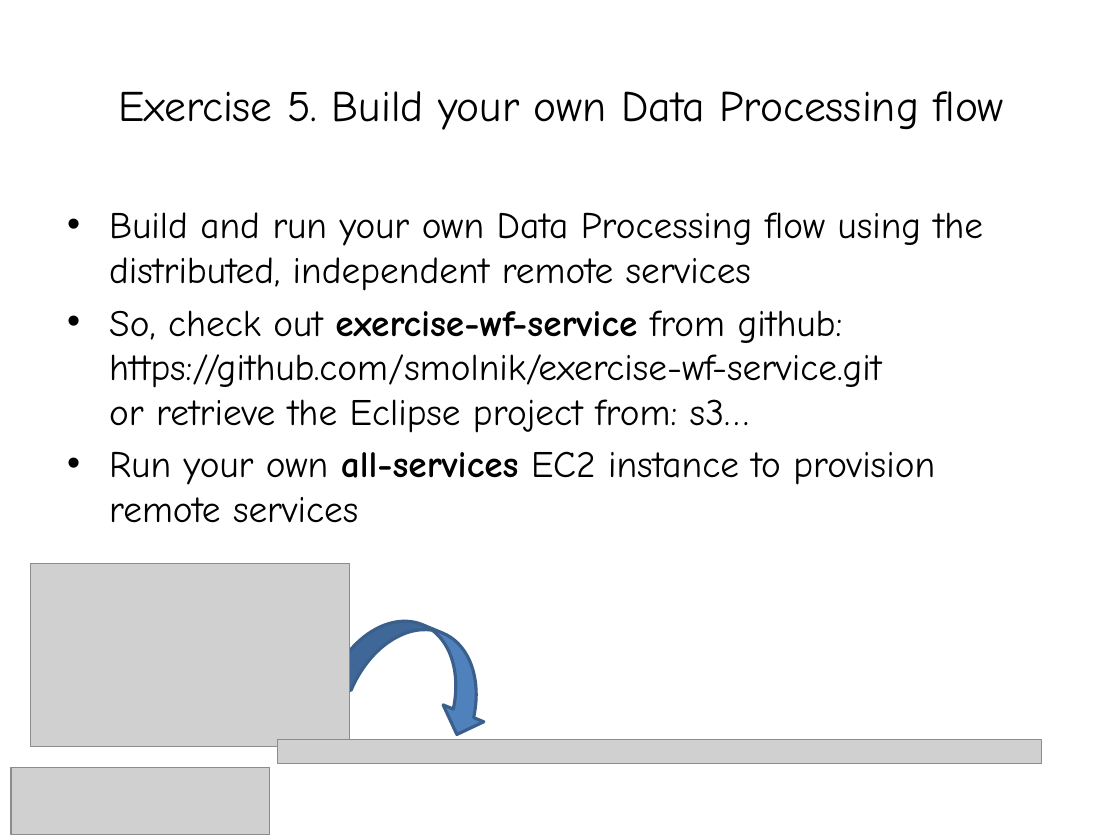
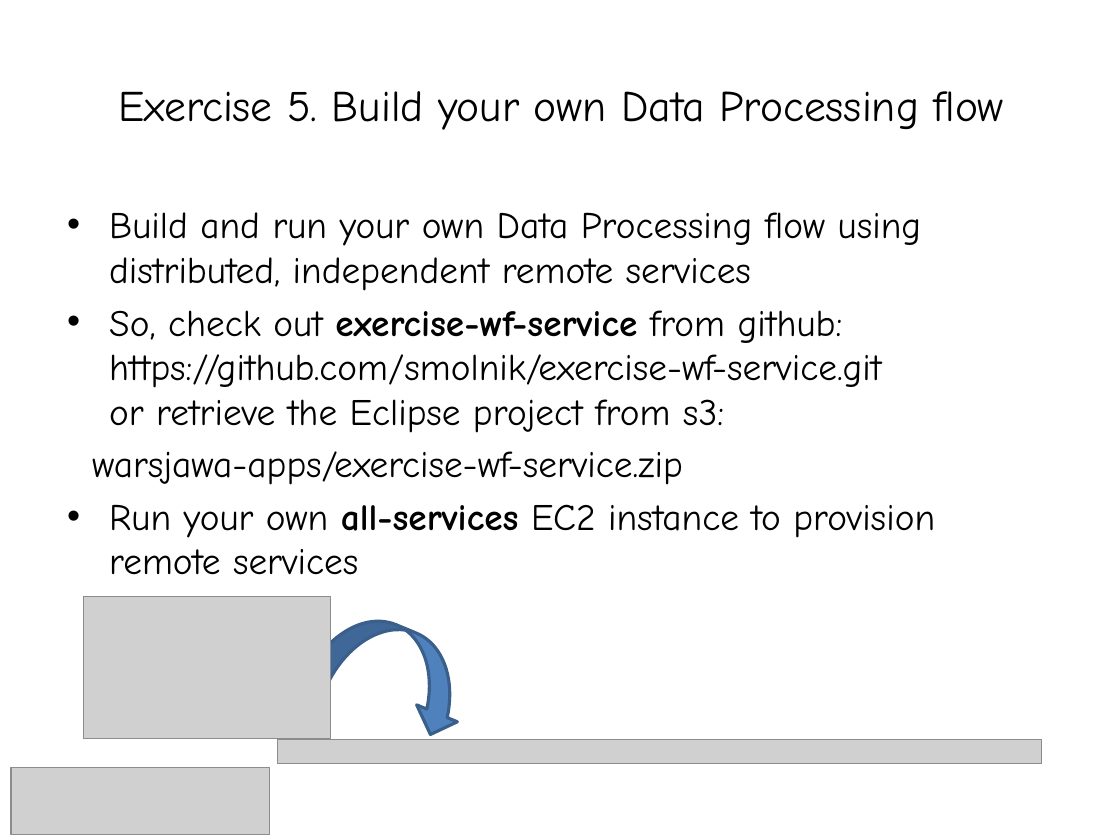
Before and after one commit to smolnik/diagrams, a slide deck: slide 19 of presentations/aws_wf_workshops.pptx. Drawn at 1120x840 pixels with LibreOffice and Linux fonts; fonts in the diff are those of the drawing; grey boxes stand for pictures. Boxes give left, top, right and bottom in pixels: in the first picture for what was removed or moved away, otherwise in the second. Text is boxed around its words. In the diff, an @@ line names an element or a change of style, - is before the commit and + after.

```diff
--- a/presentations/aws_wf_workshops.pptx
+++ b/presentations/aws_wf_workshops.pptx
@@ text at [92,212,922,485]: text changed @@
-• Build and run your own Data Processing flow using the distributed, independent remote services
-• So, check out exercise-wf-service from github: https://github.com/smolnik/exercise-wf-service.git
-  or retrieve the Eclipse project from: s3…
+• Build and run your own Data Processing flow using distributed, independent remote services
+• So, check out exercise-wf-service from github: https://github.com/smolnik/exercise-wf-service.git
+  or retrieve the Eclipse project from s3:
+warsjawa-apps/exercise-wf-service.zip
@@ picture: place and size @@
-picture at [31,563,351,747]
+picture at [84,596,330,738]
@@ curved down arrow: place and size @@
-curved down arrow at [331,600,512,743]
+curved down arrow at [304,600,485,743]
```
Also in this commit, not shown: 1 other slide changed, 1 slide added, 1 other file.
